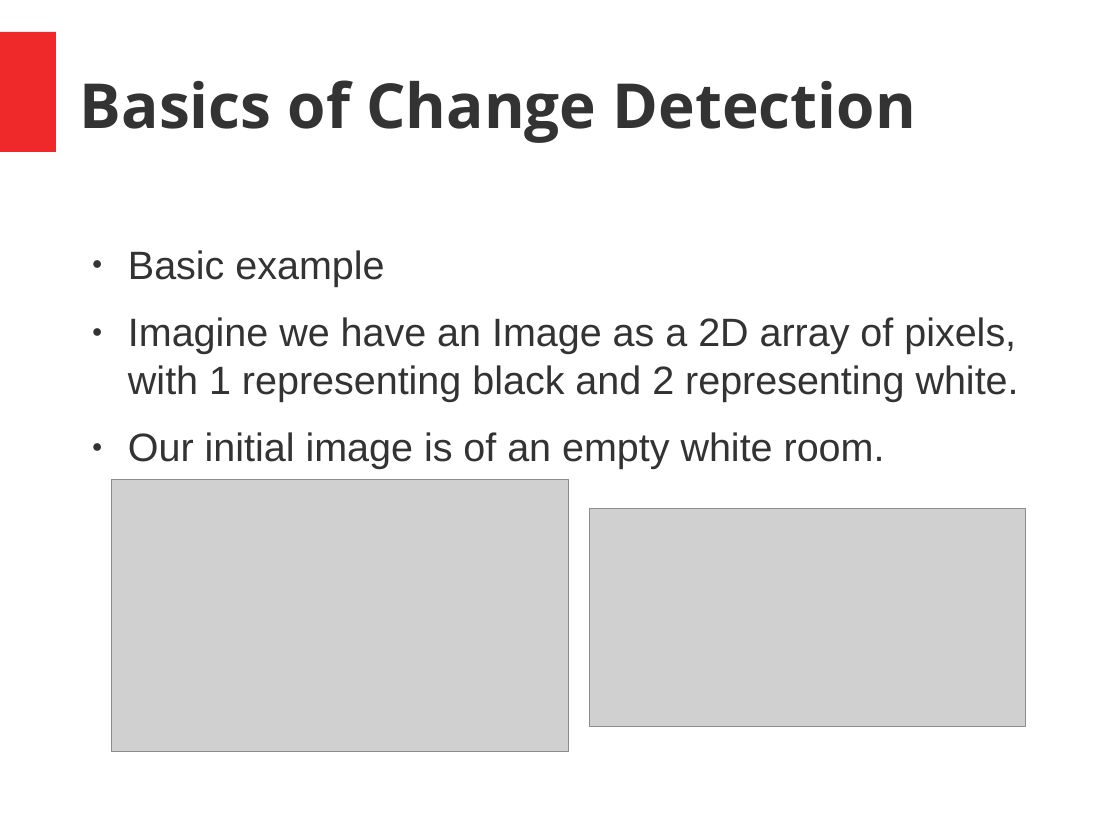
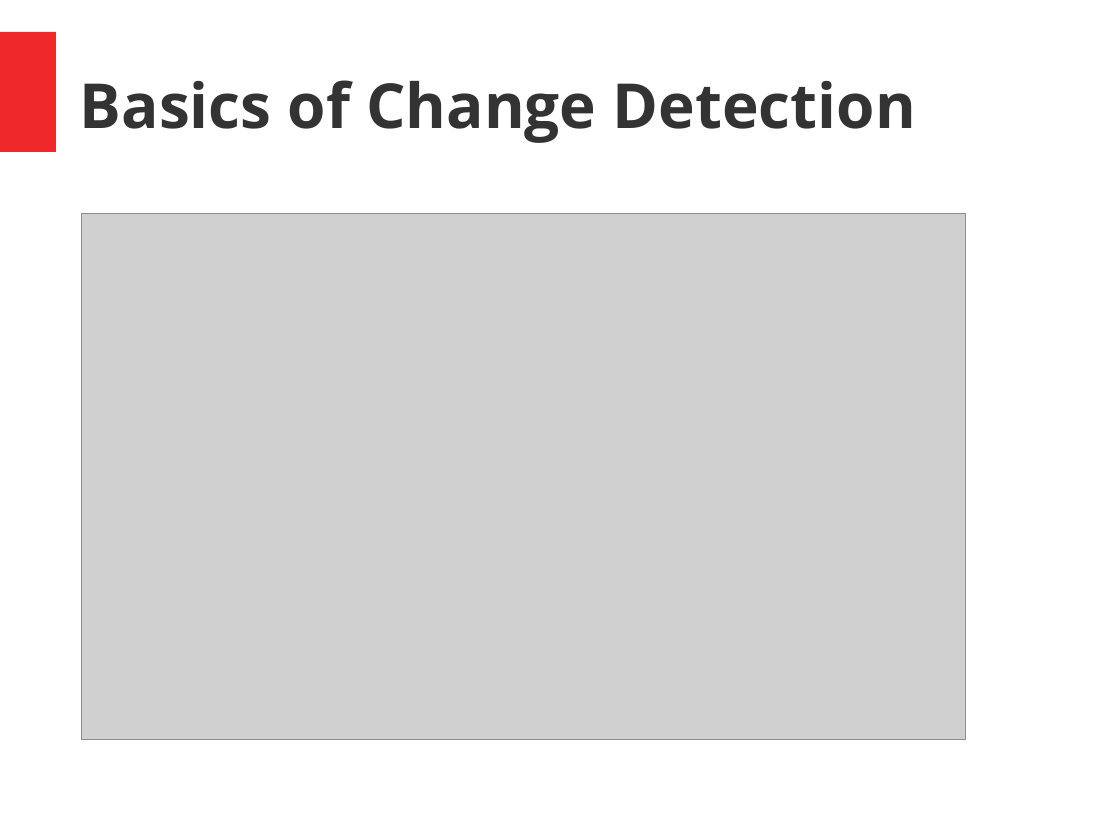
Before and after one commit to joseph-allen/MinsharaMask, a slide deck: slide 5 of SeminarJosephAllen.odp (slide 4 before the commit). Drawn at 1120x840 pixels with LibreOffice and Linux fonts; fonts in the diff are those of the drawing; grey boxes stand for pictures. Boxes give left, top, right and bottom in pixels: in the first picture for what was removed or moved away, otherwise in the second. Text is boxed around its words. In the diff, an @@ line names an element or a change of style, - is before the commit and + after.

```diff
--- a/SeminarJosephAllen.odp
+++ b/SeminarJosephAllen.odp
@@ picture: place and size @@
-picture at <box>112,480,569,752</box>
+picture at <box>81,213,966,740</box>
@@ text removed at <box>128,250,1019,469</box> @@
-● Basic example
-● Imagine we have an Image as a 2D array of pixels, with 1 representing black and 2 representing white.
-● Our initial image is of an empty white room.
@@ picture removed at <box>589,508,1026,727</box> @@
```
Also in this commit, not shown: 7 other slides changed, 14 slides added, 6 slides removed.
